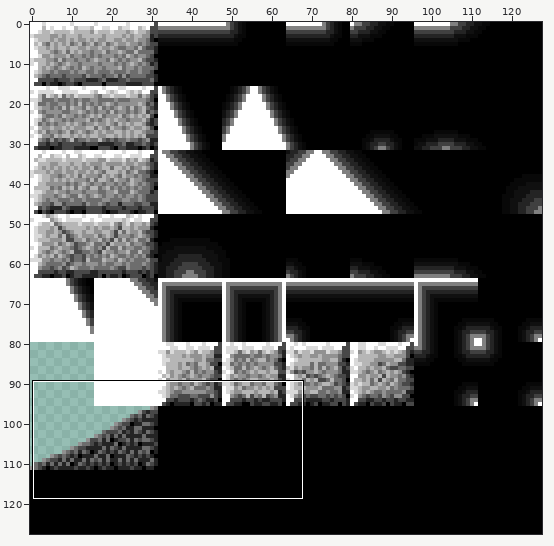
Two states of a pixel-art file, gfx/tiles.aseprite. The first picture is a wide view before the edit; the outline marks the close-up.
Close-up. First the earlier version:
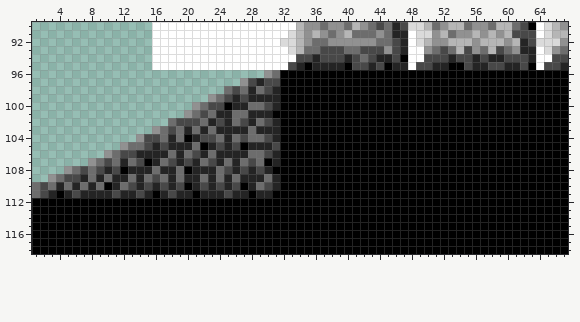
128x128 pixels, 1 frame. Shown: x 1..67, y 90..118.
New version:
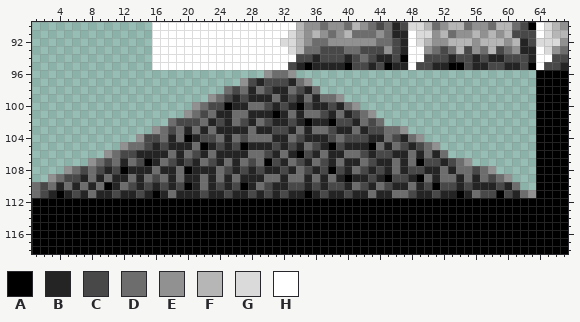
Palette (. is transparent): A #000000  B #242424  C #484848  D #6d6d6d  E #919191  F #b6b6b6  G #dadada  H #ffffff
What changed:
Colour A becomes colour B in row 97 at x 33; in row 98 at x 32 and 35; in row 99 at x 32, 34 and 36; in row 100 at x 33, 36 to 37 and 39; in row 101 at x 32, 34, 38 and 40; in row 102 at x 32, 34, 36 to 37 and 41.
Colour A becomes colour B in row 103 at x 33, 35, 39 to 40 and 42; in row 104 at x 32, 35 to 37, 43 to 44 and 47; in row 105 at x 32, 34, 37, 40 to 42, 45 and 48; in row 106 at x 33, 36, 38 to 39, 43, 46 to 47, 49 and 51; in row 107 at x 32, 35, 38, 40 to 41, 44 to 45, 47 and 52; in row 108 at x 31, 33, 36, 40, 43, 45, 47, 50 to 51 and 53.
Colour A becomes colour B in row 109 at x 32, 35, 37, 39, 41 to 42, 44, 48, 51, 54 and 56; in row 110 at x 32, 35, 37, 40, 43, 46 to 47, 49, 54, 56 to 58 and 60; in row 111 at x 21, 31, 33 to 34, 36, 38 to 39, 41 to 42, 44 to 45, 49 to 50, 52 to 53, 55 and 61.
Colour A becomes colour C in row 97 at x 32; in row 98 at x 34; in row 99 at x 33; in row 100 at x 32, 35 and 38; in row 101 at x 37 and 41; in row 102 at x 33, 39 to 40 and 43.
Colour A becomes colour C in row 103 at x 32, 38 and 43 to 44; in row 104 at x 34, 38, 40 to 42 and 46; in row 105 at x 33, 36, 39, 47 and 49; in row 106 at x 35, 42 and 44 to 45; in row 107 at x 34, 37, 43, 50 to 51 and 53; in row 108 at x 32, 35, 37, 39, 42, 44, 48 to 49 and 56.
Colour A becomes colour C in row 109 at x 43, 46 to 47 and 58; in row 110 at x 33 to 34, 36, 38 to 39, 42, 45, 50, 52 to 53, 55 and 59; in row 111 at x 28, 32, 37, 40, 48, 51, 57 to 58 and 60.
Colour B becomes colour C in row 103 at x 31; in row 107 at x 31; in row 111 at x 22 and 30.
Colour A becomes colour D in row 96 at x 32; in row 97 at x 34; in row 98 at x 33 and 36; in row 99 at x 35 and 37 to 38; in row 100 at x 40; in row 101 at x 33, 35 to 36, 39 and 42.
Colour A becomes colour D in row 102 at x 42 and 44; in row 103 at x 34, 36 to 37, 41 and 45 to 46; in row 104 at x 33, 39, 45 and 48; in row 105 at x 35, 44, 46 and 50; in row 106 at x 32, 37, 40 to 41, 48, 50 and 52; in row 107 at x 33, 36, 39, 42, 46, 48 and 54.
Colour A becomes colour D in row 108 at x 34, 41, 46, 52, 54 to 55 and 57; in row 109 at x 33 to 34, 36, 38, 50, 52 to 53, 55, 57 and 59; in row 110 at x 41, 44, 48 and 61; in row 111 at x 43, 46 to 47, 56 and 62.
Colour B becomes colour D in row 99 at x 31; in row 109 at x 31; in row 111 at x 8.
Colour C becomes colour D in row 104 at x 30; in row 110 at x 22; in row 111 at x 18.
Colour A becomes colour E in row 96 at x 33; in row 97 at x 35; in row 99 at x 39; in row 100 at x 41; in row 101 at x 43; in row 103 at x 47.
Colour A becomes colour E in row 104 at x 49; in row 105 at x 51; in row 107 at x 55; in row 108 at x 58; in row 109 at x 60; in row 111 at x 63.
The edit erases colour A in row 96 at x 34 to 63; in row 97 at x 36 to 63; in row 98 at x 37 to 63; in row 99 at x 40 to 63; in row 100 at x 42 to 63; in row 101 at x 44 to 63.
The edit erases colour A in row 102 at x 45 to 63; in row 103 at x 48 to 63; in row 104 at x 50 to 63; in row 105 at x 52 to 63; in row 106 at x 53 to 63; in row 107 at x 56 to 63.
The edit erases colour A in row 108 at x 59 to 63; in row 109 at x 61 to 63; in row 110 at x 62 to 63.
Changed places in both close-ups, as pixel boxes (x1, y1, x2, y2):
changed: (248, 70, 536, 198)
changed: (168, 182, 208, 198)
changed: (88, 190, 96, 198)
